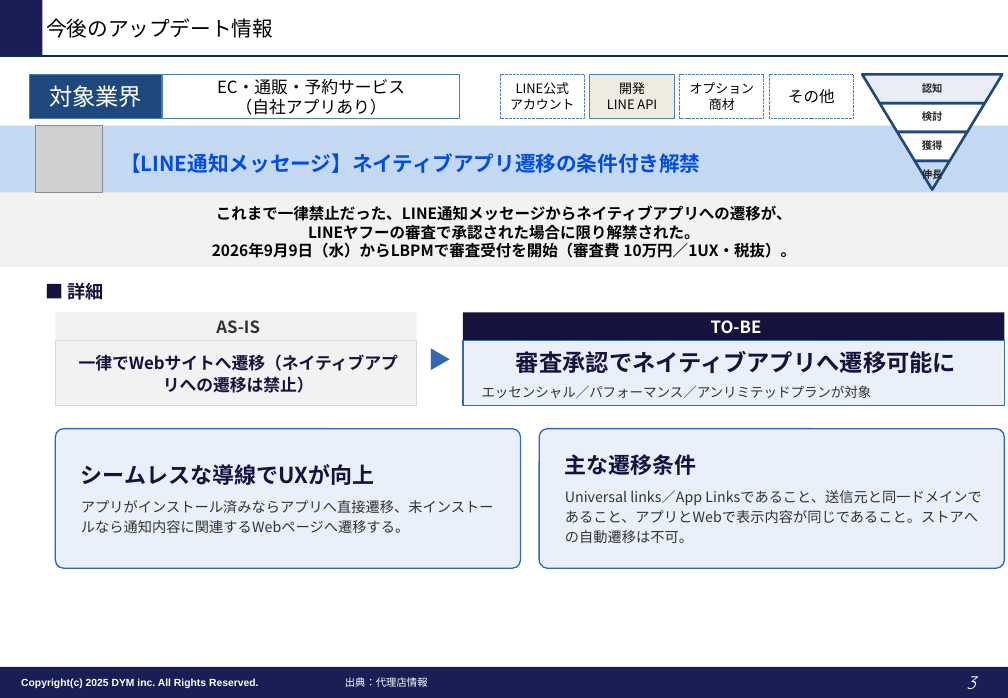
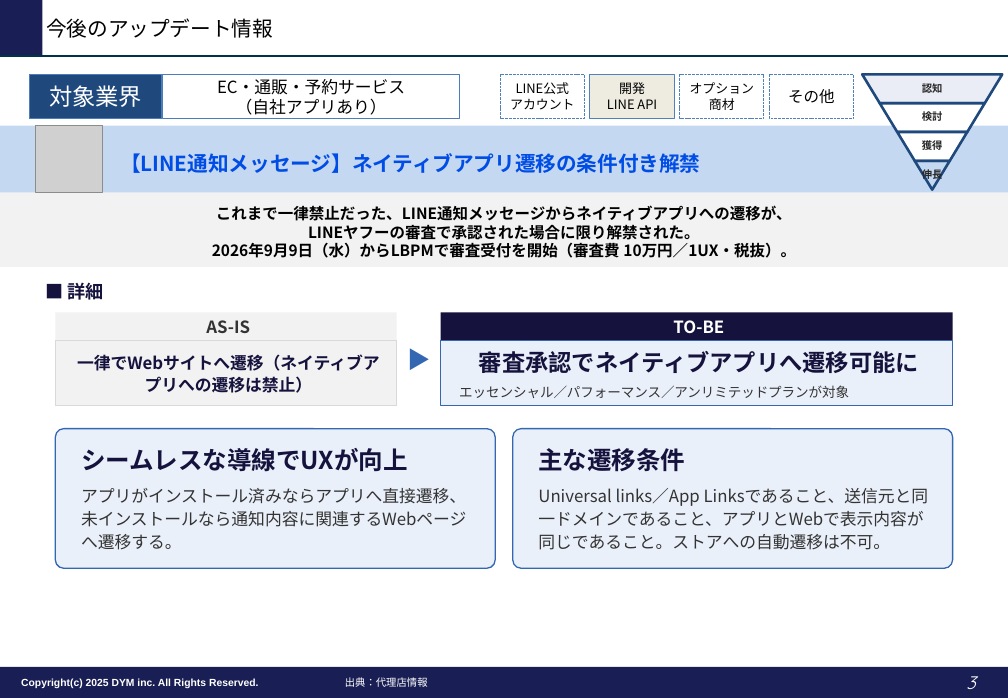
Before and after one commit to tonomura-r-dev/folder, a slide deck: slide 3 of LINEOA媒体最新情報_2026年10月トレンドレポート.pptx. Drawn at 1008x698 pixels with LibreOffice and Linux fonts; fonts in the diff are those of the drawing; grey boxes stand for pictures; background and template pictures are left out. Boxes give left, top, right and bottom in pixels: in the first picture for what was removed or moved away, otherwise in the second. Text is boxed around its words. In the diff, an @@ line names an element or a change of style, - is before the commit and + after.

```diff
--- a/LINEOA媒体最新情報_2026年10月トレンドレポート.pptx
+++ b/LINEOA媒体最新情報_2026年10月トレンドレポート.pptx
@@ rectangle "AS-IS": place and size @@
-rectangle "AS-IS" at (56,313,417,341)
+rectangle "AS-IS" at (56,313,397,341)
@@ text "▶": place and size @@
-text "▶" at (417,313,464,406)
+text "▶" at (396,313,440,406)
@@ rectangle "TO-BE": place and size @@
-rectangle "TO-BE" at (464,313,1005,341)
+rectangle "TO-BE" at (441,313,953,341)
@@ rectangle "一律でWebサイトへ遷移（ネイティブアプリへの遷移は禁止）": place and size @@
-rectangle "一律でWebサイトへ遷移（ネイティブアプリへの遷移は禁止）" at (56,341,417,406)
+rectangle "一律でWebサイトへ遷移（ネイティブアプリへの遷移は禁止）" at (56,341,397,406)
@@ rectangle "審査承認でネイティブアプリへ遷移可能に": place and size @@
-rectangle "審査承認でネイティブアプリへ遷移可能に" at (464,341,1005,406)
+rectangle "審査承認でネイティブアプリへ遷移可能に" at (441,341,953,406)
@@ rounded rectangle "シームレスな導線でUXが向上": place and size @@
-rounded rectangle "シームレスな導線でUXが向上" at (56,429,521,569)
+rounded rectangle "シームレスな導線でUXが向上" at (56,429,496,569)
@@ rounded rectangle "シームレスな導線でUXが向上" at (56,429,496,569): size 17 to 19 pt in "シームレスな導線でUXが向上"; size 11 to 13 pt in "アプリがインストール済みならアプリへ直接遷移、未インストールなら通知内容に関連するWebページへ遷移する。" @@
@@ rounded rectangle "主な遷移条件": place and size @@
-rounded rectangle "主な遷移条件" at (540,429,1005,569)
+rounded rectangle "主な遷移条件" at (513,429,953,569)
@@ rounded rectangle "主な遷移条件" at (513,429,953,569): size 17 to 19 pt in "主な遷移条件"; size 11 to 13 pt @@
```
Also in this commit, not shown: 8 other slides changed, 2 other files.
